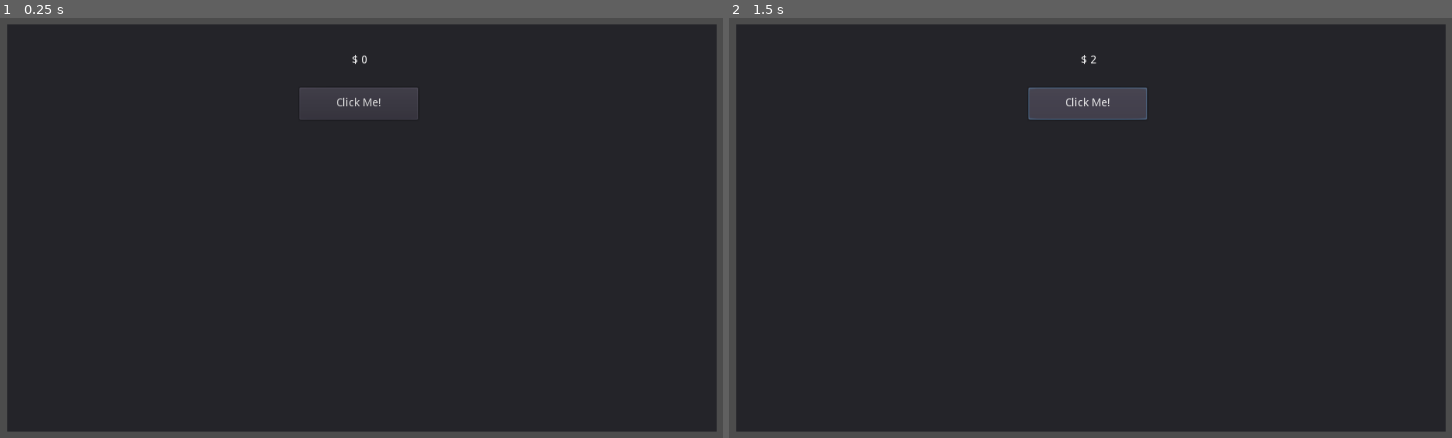
Above: before the commit, frames 1-2 (left to right).
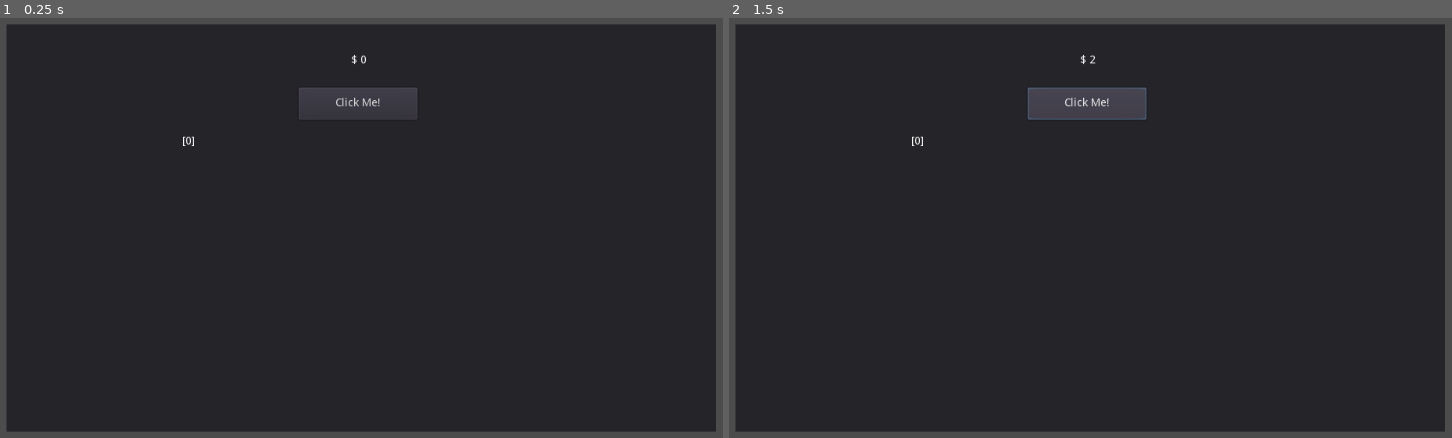
Above: after the commit, the same moments.

Repository: shawn220a/GodotIdleTycoon
Game: Godot game, scene res://store.tscn
Two runs of this game, one before a commit and one after it. Both use one fixed random seed, a clock stepped at 60 frames per second and the inputs below.
Inputs:
- Up to frame 1 (0.25 s): no input
- Up to frame 2 (1.5 s): click "Click Me!" at 0.5 s; click "Click Me!" at 1.25 s

The runs differ from the first frame. In frame 1, 0.3% of the frame differs, in the area x 25-100%, y 1-99%; in frame 2, 0.3%.

Commit message:
Add label to show store count

Diff:
--- a/store.tscn
+++ b/store.tscn
@@ -3,9 +3,9 @@
 [ext_resource path="res://store.gd" type="Script" id=1]
 
 [node name="Panel" type="Panel"]
-margin_left = 48.6177
+margin_left = 48.1177
 margin_top = 30.1594
-margin_right = 956.618
+margin_right = 956.118
 margin_bottom = 552.159
 script = ExtResource( 1 )
 __meta__ = {
@@ -19,7 +19,7 @@
 margin_top = 39.0
 margin_right = 73.9998
 margin_bottom = 70.0
-text = "Money"
+text = "[Money]"
 align = 1
 __meta__ = {
 "_edit_use_anchors_": false
@@ -34,4 +34,11 @@
 __meta__ = {
 "_edit_use_anchors_": false
 }
+
+[node name="StoreCount" type="Label" parent="."]
+margin_left = 224.5
+margin_top = 142.5
+margin_right = 327.5
+margin_bottom = 170.5
+text = "[0]"
 [connection signal="pressed" from="Button" to="." method="_on_Button_pressed"]
